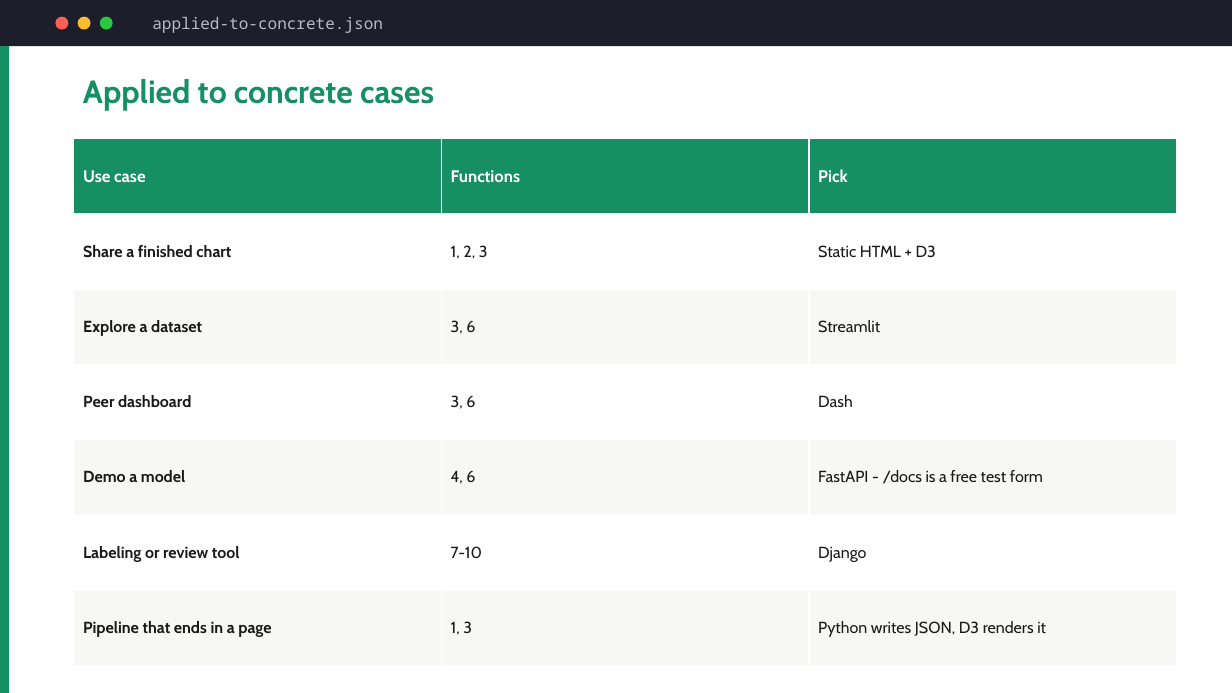
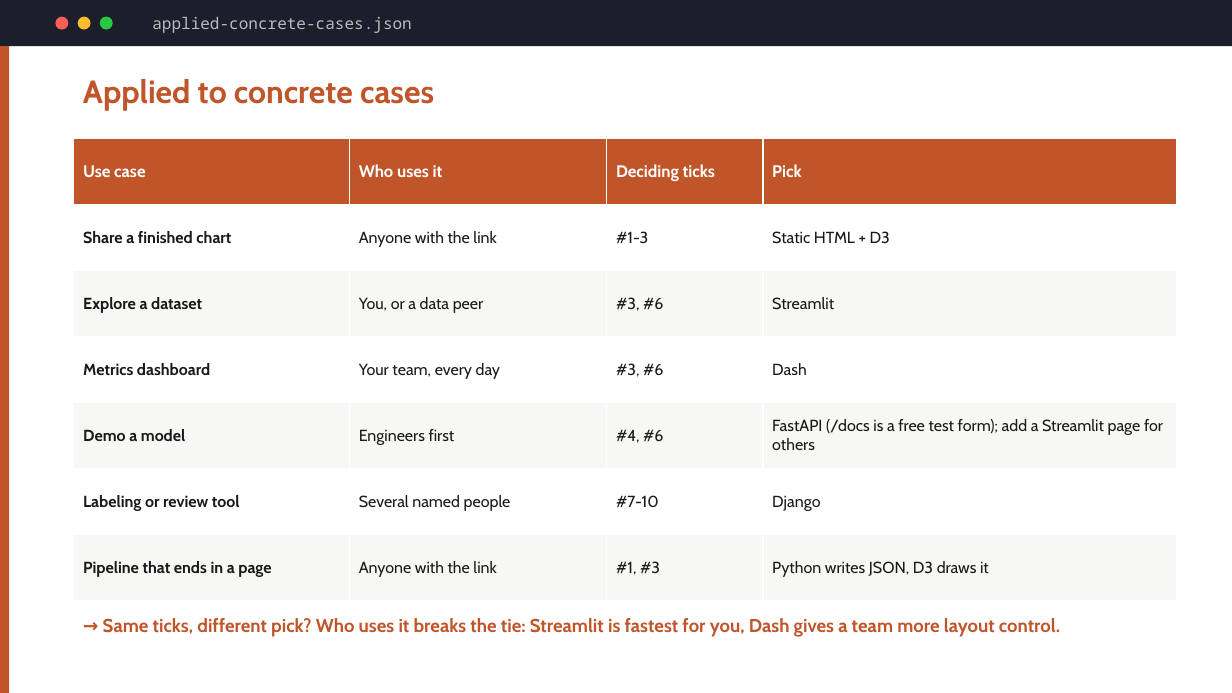
Before and after one commit to hovinh/web-development-learning-lab, a slide deck: slide 13 of blog/web-dev-for-data-people/slides/web-dev-for-data-people-slides.pptx (slide 11 before the commit). Drawn at 1232x693 pixels with LibreOffice and Linux fonts; fonts in the diff are those of the drawing. Boxes give left, top, right and bottom in pixels: in the first picture for what was removed or moved away, otherwise in the second. Text is boxed around its words. In the diff, an @@ line names an element or a change of style, - is before the commit and + after.

Commit message:
Reframe talk deck around the LLM request; fix review findings
- Thread "you'll ask an LLM to build it" through every section; move the
  thesis up to straight after the hook
- Add a code slide kind: the real PROMPT.md behind demo 1, and the ownership
  rule in both labeling codebases
- Use one tick-number convention; the meter lights actual rows; the ladder
  shows which ticks each rung adds
- Retake the Django admin (was empty) and PSA screenshots; move the Run-it
  slides to an appendix (86.5 min planned)
- Fix the HTML deck CSS being overridden by reveal's theme

```diff
--- a/blog/web-dev-for-data-people/slides/web-dev-for-data-people-slides.pptx
+++ b/blog/web-dev-for-data-people/slides/web-dev-for-data-people-slides.pptx
@@ text at (152,17,412,33): text changed @@
-applied-to-concrete.json
+applied-concrete-cases.json
@@ rectangle at (0,46,9,693): fill #168F64 to #C0552A @@
@@ text "Applied to concrete cases" at (83,79,434,110): text colour #168F64 to #C0552A @@
@@ table at (74,139,1176,601) @@
-column 1: Use case | Share a finished chart | Explore a dataset | Peer dashboard | Demo a model | Labeling or review tool | Pipeline that ends in a page
-column 2: Functions | 1, 2, 3 | 3, 6 | 3, 6 | 4, 6 | 7-10 | 1, 3
-column 3: Pick | Static HTML + D3 | Streamlit | Dash | FastAPI - /docs is a free test form | Django | Python writes JSON, D3 renders it
+column 1: Use case | Share a finished chart | Explore a dataset | Metrics dashboard | Demo a model | Labeling or review tool | Pipeline that ends in a page
+column 2: Who uses it | Anyone with the link | You, or a data peer | Your team, every day | Engineers first | Several named people | Anyone with the link
+column 3: Deciding ticks | #1-3 | #3, #6 | #3, #6 | #4, #6 | #7-10 | #1, #3
+column 4: Pick | Static HTML + D3 | Streamlit | Dash | FastAPI (/docs is a free test form); add a Streamlit page for others | Django | Python writes JSON, D3 draws it
@@ text added at (103,618,1060,637), 14.5 pt, text #C0552A, bold @@
+→ Same ticks, different pick? Who uses it breaks the tie: Streamlit is fastest for you, Dash gives a team more layout control.
```
Also in this commit, not shown: 38 other slides changed, 3 slides added, 1 slide removed, 15 other files.
